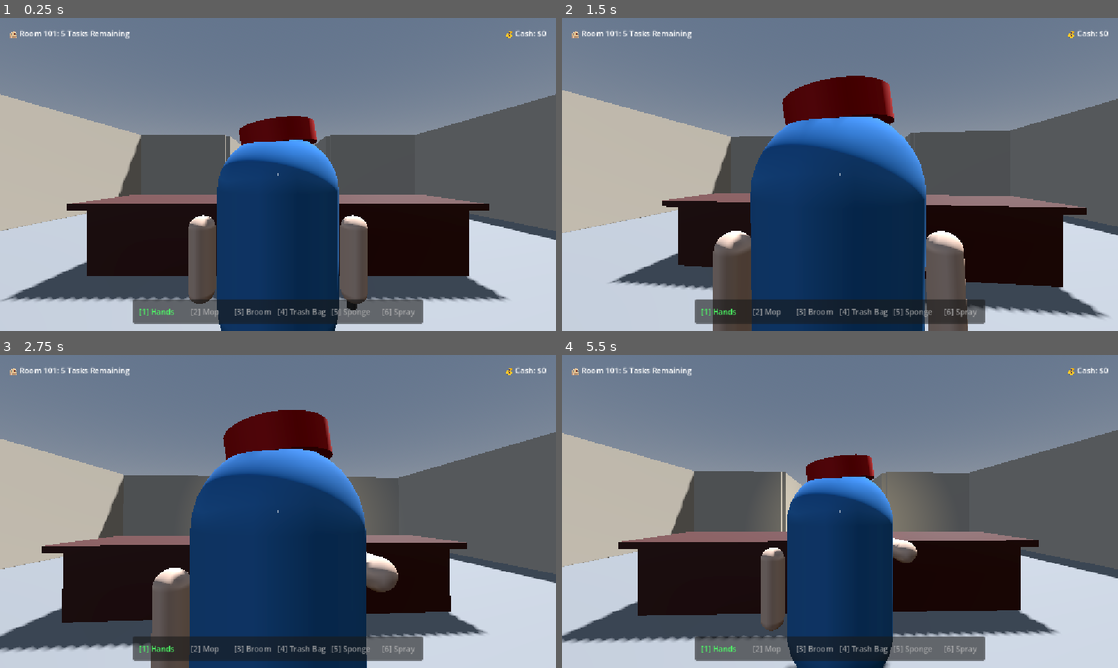
Above: before the commit, frames 1-4 (two rows, left to right).
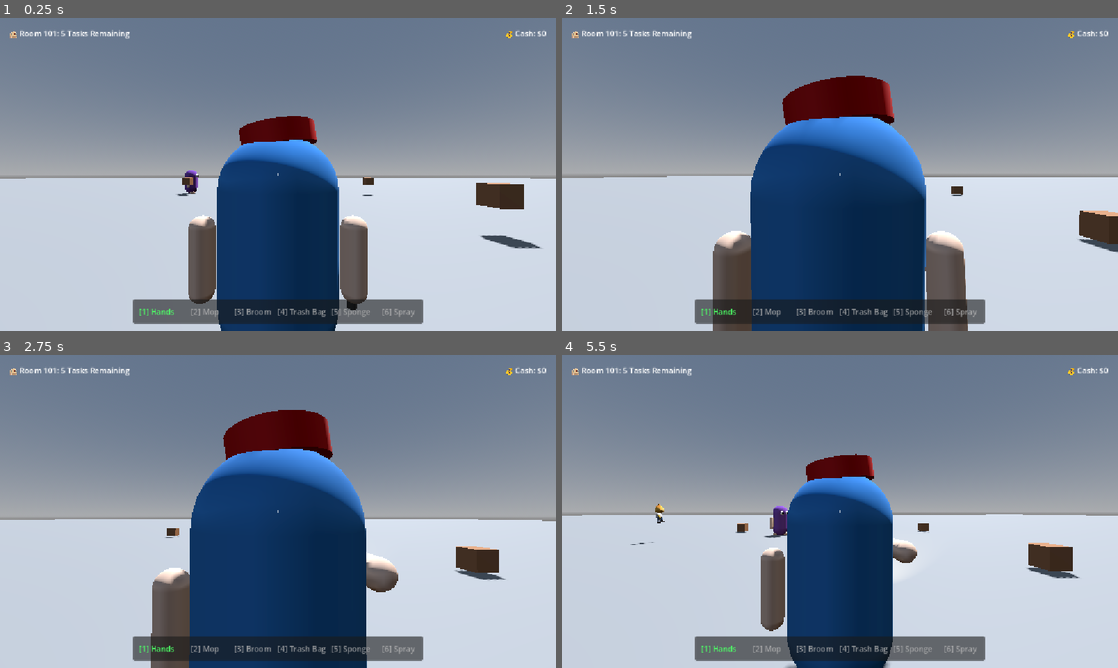
Above: after the commit, the same moments.

Repository: ngezLin/Zero-Rating-Star
Game: Godot game, scene res://main.tscn
The game is run twice, just before and just after one commit, with the same random seed, the same clock (stepped at 60 frames per second) and the same inputs.
Inputs (mouse positions are in pixels of both pictures, inside the frame that each line leads up to):
- Up to frame 1 (0.25 s): no input
- Up to frame 2 (1.5 s): tap Enter (ui_accept) at 0.5, 0.77 s; move the mouse to (867, 174) at 0.52 s; click (867, 174) at 0.6 s; move the mouse to (812, 174) at 1.27 s; tap S (camera_back) at 1.35 s; click (812, 174) at 1.42 s
- Up to frame 3 (2.75 s): tap Enter (ui_accept) at 1.52 s; move the mouse to (289, 505) at 2.02 s; hold F (camera_center) from 2.03 s (still down); click (289, 505) at 2.17 s
- Up to frame 4 (5.5 s): move the mouse to (834, 517) at 2.77 s; release F (camera_center) at 2.78 s; tap W (camera_forward) at 2.85 s; click (834, 517) at 2.92 s; tap Enter (ui_accept) at 3.02, 3.77, 4.52 s; move the mouse to (878, 514) at 3.52 s; tap A (camera_left) at 3.6 s; click (878, 514) at 3.67 s; move the mouse to (795, 508) at 4.27 s; tap D (camera_right) at 4.35 s; click (795, 508) at 4.42 s; move the mouse to (845, 511) at 5.02 s; hold Middle mouse button (camera_rotate) from 5.03 s (still down); click (845, 511) at 5.17 s

The runs differ from the first frame. In frame 1, 36% of the frame differs, in the area x 0-100%, y 24-91%; in frame 2, 32%; in frame 3, 32%; in frame 4, 39%, in the area x 0-100%, y 24-92%.

Commit message:
Ubah animasi
Ada file baru Citruswalk.glb yang lama dihapus !

Diff:
--- a/main.tscn
+++ b/main.tscn
@@ -6,7 +6,7 @@
 [ext_resource type="PackedScene" uid="uid://dfb77g02218u" path="res://npc.tscn" id="4_npc"]
 [ext_resource type="PackedScene" uid="uid://csguf4r3vyhup" path="res://models/Cthapel.glb" id="5_lquwl"]
 [ext_resource type="Script" uid="uid://cwmn2j3ycb8hh" path="res://citrus_3d.gd" id="6_5vw27"]
-[ext_resource type="PackedScene" uid="uid://bx22sbgof7em8" path="res://models/Citruswalk.glb" id="6_7mycd"]
+[ext_resource type="PackedScene" uid="uid://dkps6kr4y7b0x" path="res://Citruswalk.glb" id="7_272bh"]
 
 [sub_resource type="ProceduralSkyMaterial" id="ProceduralSkyMaterial_ig7tw"]
 sky_horizon_color = Color(0.66224277, 0.6717428, 0.6867428, 1)
@@ -49,12 +49,13 @@
 mesh = SubResource("BoxMesh_m7ri8")
 
 [node name="HotelLayout" parent="." unique_id=1133220909 instance=ExtResource("2_hotel")]
+visible = false
 
 [node name="Player" parent="." unique_id=1024966981 instance=ExtResource("1_ig7tw")]
 transform = Transform3D(1, 0, 0, 0, 1, 0, 0, 0, 1, 0, 1.18, 4)
 
 [node name="Box1" parent="." unique_id=3000001 instance=ExtResource("3_box")]
-transform = Transform3D(1, 0, 0, 0, 1, 0, 0, 0, 1, 0, 1.5, 0.5)
+transform = Transform3D(1, 0, 0, 0, 1, 0, 0, 0, 1, 5.7417364, 1.5, 0.5)
 
 [node name="Box2" parent="." unique_id=3000002 instance=ExtResource("3_box")]
 transform = Transform3D(1, 0, 0, 0, 1, 0, 0, 0, 1, -7, 1.5, -10)
@@ -80,5 +81,5 @@
 transform = Transform3D(1, 0, 0, 0, 1, 0, 0, 0, 1, 0.8415539, 0.23773289, -1.3687627)
 shape = SubResource("CapsuleShape3D_5vw27")
 
-[node name="Citruswalk" parent="Citrus3d" unique_id=145872629 instance=ExtResource("6_7mycd")]
-transform = Transform3D(-0.6969873, 0, 0.71708345, 0, 1, 0, -0.71708345, 0, -0.6969873, 0.81748915, 0.19084412, -1.3318352)
+[node name="Citruswalk" parent="Citrus3d" unique_id=1472181402 instance=ExtResource("7_272bh")]
+transform = Transform3D(1, 0, 0, 0, 1, 0, 0, 0, 1, 2.1572824, 0.25, -2.6879869)
Binary file added: Citruswalk.glb
Not shown, added: Citruswalk.glb.import
Binary file added: Citruswalk_cartoon_character_3d_model_tripo_part_0_basecolor.jpg
Not shown, added: Citruswalk_cartoon_character_3d_model_tripo_part_0_basecolor.jpg.import
Binary file added: Citruswalk_cartoon_character_3d_model_tripo_part_1_basecolor.jpg
Not shown, added: Citruswalk_cartoon_character_3d_model_tripo_part_1_basecolor.jpg.import
Binary file added: Citruswalk_cartoon_character_3d_model_tripo_part_2_basecolor.jpg
Not shown, added: Citruswalk_cartoon_character_3d_model_tripo_part_2_basecolor.jpg.import
Binary file added: Citruswalk_cartoon_character_3d_model_tripo_part_3_basecolor.jpg
Not shown, added: Citruswalk_cartoon_character_3d_model_tripo_part_3_basecolor.jpg.import
Binary file added: Citruswalk_cartoon_character_3d_model_tripo_part_4_basecolor.jpg
Not shown, added: Citruswalk_cartoon_character_3d_model_tripo_part_4_basecolor.jpg.import
(and 30 more such lines)
